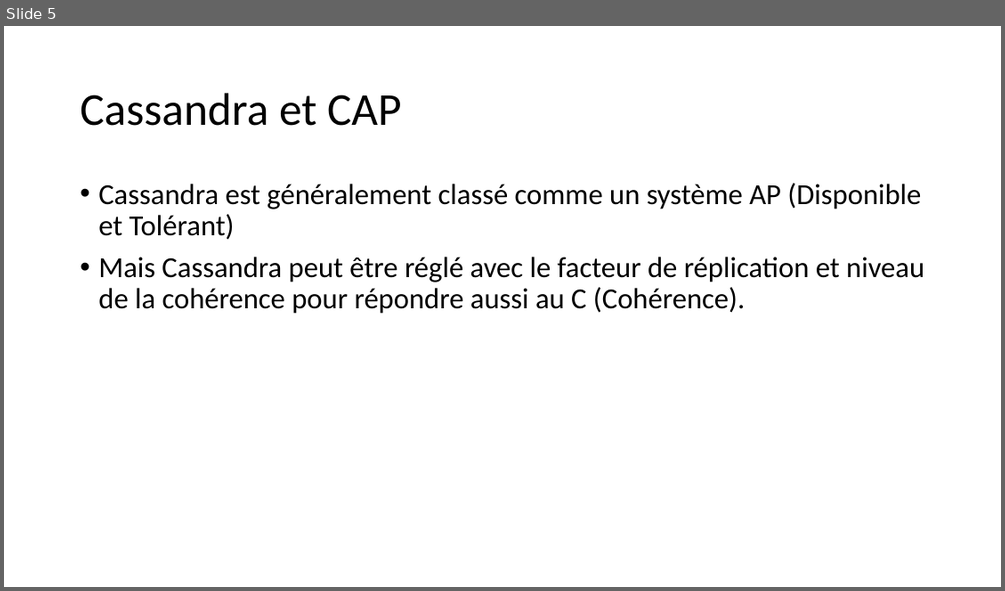
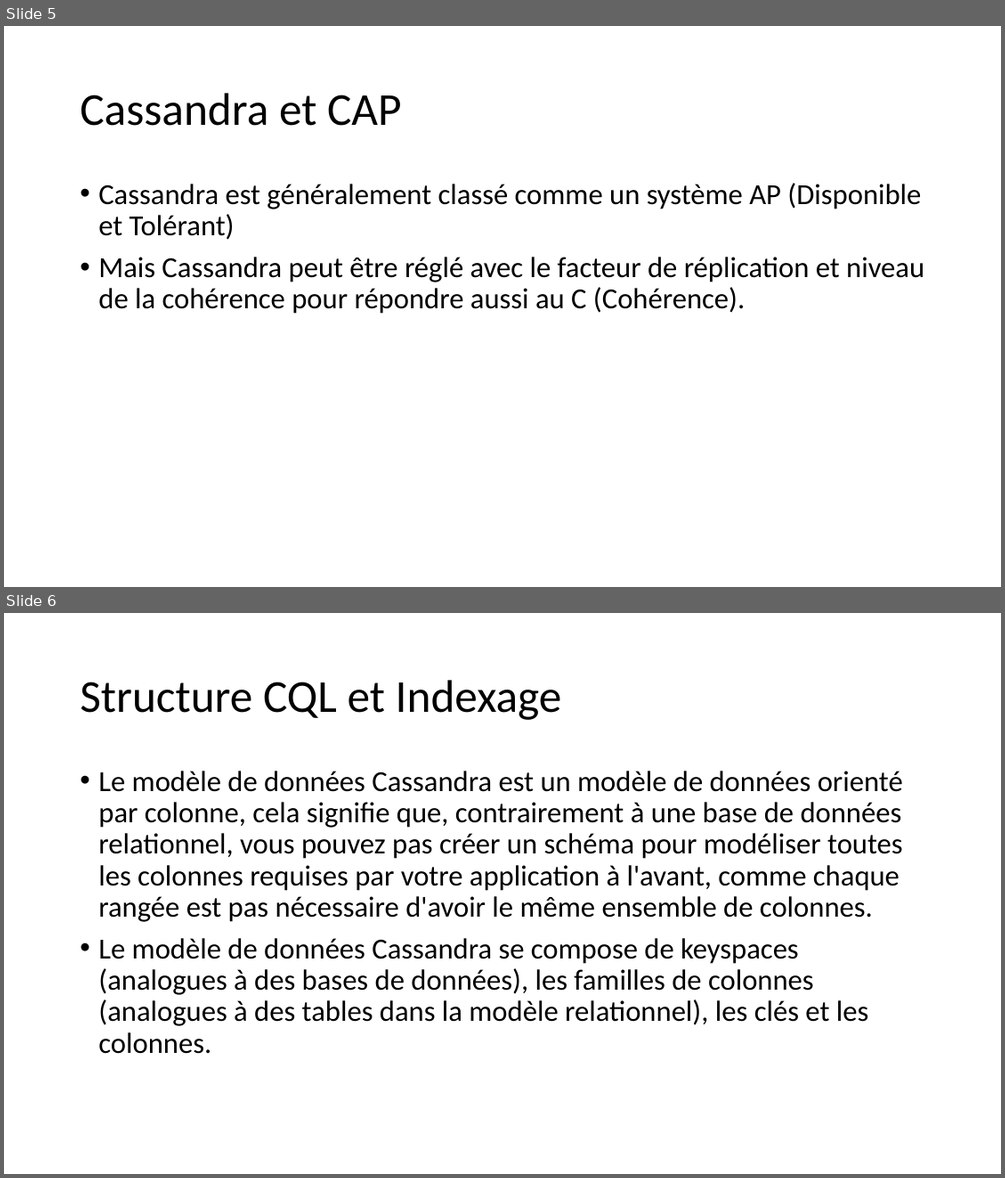
Before and after one commit to khalilbsaibes/cassandra, a slide deck: Cassandra.pptx. Shown one above the other, each under a label of ours: slide 5 before the commit, slides 5 and 6 after it. The pictures are 1005x591 and 1005x1178 pixels, drawn with LibreOffice and Linux fonts; fonts in the diff are those of the drawing. Boxes give left, top, right and bottom in pixels: in the first picture for what was removed or moved away, otherwise in the second. Text is boxed around its words. In the diff, an @@ line names an element or a change of style, - is before the commit and + after.

Commit message:
2-3

```diff
--- a/Cassandra.pptx
+++ b/Cassandra.pptx
@@ slide 6 added at bbox=[4, 613, 1001, 1174], background #FFFFFF @@
@@ title added at bbox=[80, 680, 562, 720], 44 pt, text #000000 @@
+Structure CQL et Indexage
@@ text added at bbox=[98, 771, 903, 1054], 28 pt, text #000000 @@
+• Le modèle de données Cassandra est un modèle de données orienté par colonne, cela signifie que, contrairement à une base de données relationnel, vous pouvez pas créer un schéma pour modéliser toutes les colonnes requises par votre application à l'avant, comme chaque rangée est pas nécessaire d'avoir le même ensemble de colonnes.
+• Le modèle de données Cassandra se compose de keyspaces (analogues à des bases de données), les familles de colonnes (analogues à des tables dans la modèle relationnel), les clés et les colonnes.
```
Also in this commit, not shown: 1 other slide added, 1 slide removed.
